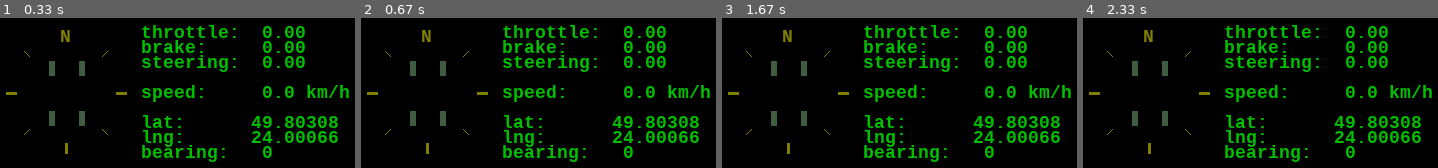
Above: before the commit, frames 1-4 (left to right).
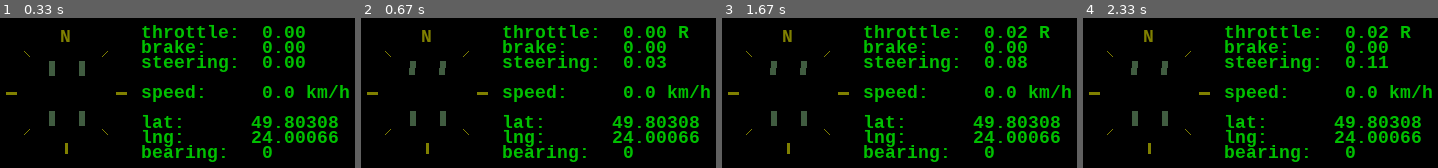
Above: after the commit, the same moments.

Repository: qvasic/repo1
Game: pygame game, started from ccp_srv/vehicle_driver.py
Two runs of this game, one before a commit and one after it. Both use one fixed random seed, a clock stepped at 60 frames per second and the inputs below.
Inputs (mouse positions are in pixels of both pictures, inside the frame that each line leads up to):
- Up to frame 1 (0.33 s): no input
- Up to frame 2 (0.67 s): hold R from 0.33 s (still down); hold Right from 0.33 s (still down); move the mouse to (outside the picture) at 0.37 s
- Up to frame 3 (1.67 s): release R at 0.8 s; release Right at 0.8 s; hold Right 0.83-1.3 s; hold Up 1.33-1.63 s
- Up to frame 4 (2.33 s): hold Right 1.67-2.13 s; hold Left from 2.17 s (still down)

Frame 1 is identical in both runs. In frame 2, 0.3% of the frame differs, in the area x 13-93%, y 5-39%; in frame 3, 0.5%; in frame 4, 0.7%.

Commit message:
rearing added

Diff:
--- a/ccp_srv/earth_walk.py
+++ b/ccp_srv/earth_walk.py
@@ -94,6 +94,8 @@
     and moved stright dst degrees (can be calculated from desired distance
     on the surface of the planet - one rad is one radius) in the compass direction brng.
     Done basically by recalculating coordinges with different origins - rotations."""
+
+    assert dist >= 0
 
     if lat == 90 or lat == -90:
         raise ValueError( "There is no one direction to north while being on a pole." )
--- a/ccp_srv/input_devices.py
+++ b/ccp_srv/input_devices.py
@@ -15,14 +15,18 @@
         pass
     def get_brake( self ):
         pass
+    def is_reversed( self ):
+        return False
     def process_pygame_event( self, event ):
         pass
 
 class KeyboardInput( UserInput ):
     """Input from keyboard."""
-    def __init__( self ):
+    def __init__( self, can_reverse=None ):
         import pygame.key
         pygame.key.set_repeat( 200, 100 )
+        self.can_reverse = can_reverse
+        self.reversed = False
 
         self.steering = 0
         self.throttle = 0
@@ -30,6 +34,9 @@
 
         self.step_big = 0.1
         self.step_small = 0.01
+
+    def is_reversed( self ):
+        return self.reversed
 
     def get_steering( self ):
         return self.steering
@@ -76,6 +83,10 @@
                     return True
                 elif event.key == pygame.K_UP:
                     self.throttle = change_value( self.throttle, ctrl_step, 0, 1 )
+                    return True
+                elif event.key == pygame.K_r:
+                    if self.can_reverse is None or self.can_reverse( ):
+                        self.reversed = not self.reversed
                     return True
 
         return False
@@ -193,8 +204,10 @@
     return n * abs( n )
 
 class LogitechF310Input( UserInput ):
-    def __init__( self ):
+    def __init__( self, can_reverse ):
         import pygame
+        self.can_reverse = can_reverse
+        self.reversed = False
         for i in range( pygame.joystick.get_count( ) ):
             self.joy = pygame.joystick.Joystick( i )
             if self.joy.get_name( ) == "Controller (Gamepad F310)":
@@ -203,6 +216,9 @@
         else:
             raise InputDeviceUnavailable( "Logitech F310 gamepad could not be found" )
 
+    def is_reversed( self ):
+        return self.reversed
+
     def get_steering( self ):
         return square_signed( self.joy.get_axis( 0 ) )
 
@@ -221,10 +237,18 @@
             return 0
 
     def process_pygame_event( self, event ):
+        import pygame
+
+        if ( event.type == pygame.JOYBUTTONDOWN and event.joy == self.joy.get_id( )
+                                                                            and event.button == 5 ):
+            if self.can_reverse is None or self.can_reverse( ):
+                self.reversed = not self.reversed
+
+            return True
         return False
 
 class MouseInput( UserInput ):
-    def __init__( self ):
+    def __init__( self, can_reverse ):
         self.center = 200, 200
         self.last_pos = 0, 0
 
@@ -257,8 +281,12 @@
         return False
 
 class LogitechFormulaForceEXInput( UserInput ):
-        def __init__( self ):
+        def __init__( self, can_reverse ):
             import pygame
+
+            self.can_reverse = can_reverse
+            self.reversed = False
+
             for i in range( pygame.joystick.get_count( ) ):
                 self.joy = pygame.joystick.Joystick( i )
                 if self.joy.get_name( ) == "Logitech Formula Force EX USB":
@@ -267,6 +295,9 @@
             else:
                 raise InputDeviceUnavailable( "Logitech Formula Force EX USB racing wheel could not be found" )
 
+        def is_reversed( self ):
+            return self.reversed
+
         def get_steering( self ):
             return square_signed( self.joy.get_axis( 0 ) )
 
@@ -277,11 +308,22 @@
             return round( (self.joy.get_axis( 3 ) - 1) / -2, 2 )
 
         def process_pygame_event( self, event ):
+            import pygame
+
+            if ( event.type == pygame.JOYBUTTONDOWN and event.joy == self.joy.get_id( )
+                                                                            and event.button == 4 ):
+                if self.can_reverse is None or self.can_reverse( ):
+                    self.reversed = not self.reversed
+                return True
+
             return False
 
 class LogitechFormulaForceRXInput( UserInput ):
-        def __init__( self ):
+        def __init__( self, can_reverse ):
             import pygame
+
+            self.can_reverse = can_reverse
+            self.reversed = False
             for i in range( pygame.joystick.get_count( ) ):
                 self.joy = pygame.joystick.Joystick( i )
                 if self.joy.get_name( ) == "Logitech Formula Force RX":
@@ -290,6 +332,9 @@
             else:
                 raise InputDeviceUnavailable( "Logitech Formula Force RX racing wheel could not be found" )
 
+        def is_reversed( self ):
+            return self.reversed
+
         def get_steering( self ):
             return square_signed( self.joy.get_axis( 0 ) )
 
@@ -302,22 +347,30 @@
             return round( axis if axis>0 else 0, 2 )
 
         def process_pygame_event( self, event ):
+            import pygame
+
+            if ( event.type == pygame.JOYBUTTONDOWN and event.joy == self.joy.get_id( )
+                                                                            and event.button == 4 ):
+                if self.can_reverse is None or self.can_reverse( ):
+                    self.reversed = not self.reversed
+
+                return True
             return False
 
-def get_available_input( ):
+def get_available_input( can_reverse ):
     input_classes = ( LogitechFormulaForceRXInput,
                       LogitechFormulaForceEXInput,
                       LogitechF310Input )
 
     for possible_input in input_classes:
         try:
-            initialized_input = possible_input( )
+            initialized_input = possible_input( can_reverse )
             break
         except InputDeviceUnavailable:
             continue
     else:
-        # initialized_input = KeyboardInput( )
-        initialized_input = MouseInput( )
+        initialized_input = KeyboardInput( can_reverse )
+        # initialized_input = MouseInput( )
 
     return initialized_input
 
--- a/ccp_srv/vehicle_driver.py
+++ b/ccp_srv/vehicle_driver.py
@@ -24,6 +24,8 @@
     def reset(self):
         self.x, self.y = self.start
         self.line_height = 15
+
+####################################################################################################
 
 def sum_coords( *coords ):
     """Returns sum of all coords passed here - expects subscribeable objects with indeces 0 and 1."""
@@ -73,6 +75,8 @@
             to = sum_coords( coords( m-bearing_deg-90, r+l/2 ), center )
             pygame.draw.line( surface, color, fr, to, th )
 
+####################################################################################################
+
 class VehicleDriver:
     def __init__( self, coords_setter_callback=None ):
         self.update_coords = coords_setter_callback
@@ -98,7 +102,7 @@
         printer = TextPrinter( surface, text_color, ( 150, 10 ) )
         vehicle = vehicle_phys.VehicleOnEarthSurface( )
 
-        user_input = input_devices.get_available_input( )
+        user_input = input_devices.get_available_input( lambda: vehicle.speed_m_s == 0 )
 
         if start_coords is None:
             # san francisco
@@ -121,11 +125,11 @@
                 else:
                     user_input.process_pygame_event( event )
 
-
             now = time.time( )
             vehicle.move( now-last_move_time, user_input.get_steering( ),
-                                              user_input.get_throttle( ),
-                                              user_input.get_brake( ) )
+                          -user_input.get_throttle( ) if user_input.is_reversed( )
+                                                    else user_input.get_throttle( ),
+                          user_input.get_brake( ) )
             last_move_time = now
 
             surface.fill( (0, 0, 0) )
@@ -134,7 +138,9 @@
             draw_compass( surface, compass_color, vehicle.bearing_deg )
 
             printer.reset( )
-            printer.print_line( "throttle:  {:.2f}".format( user_input.get_throttle( ) ) )
+            printer.print_line( "throttle:  {:.2f} {}"
+                                    .format( user_input.get_throttle( ),
+                                             "R" if user_input.is_reversed( ) else " " ) )
             printer.print_line( "brake:     {:.2f}".format( user_input.get_brake( ) ) )
             printer.print_line( "steering: {:5.2f}".format( user_input.get_steering( ) ) )
             printer.print_line( "" )
@@ -147,9 +153,12 @@
             pygame.display.flip( )
 
             if self.update_coords:
-                self.update_coords( vehicle.lat, vehicle.lng, vehicle.speed_m_s, vehicle.bearing_deg )
+                self.update_coords( vehicle.lat, vehicle.lng,
+                                    vehicle.speed_m_s, vehicle.bearing_deg )
 
             time.sleep( 1/refresh_rate )
+
+####################################################################################################
 
 class DumpCoordsWithFreq:
     """Creates callable object. Can be called with positional info,
@@ -169,6 +178,7 @@
             print( lat, lng, 0, bearing, speed_m_s, flush=True )
             self.next_dump_timestamp += self.interval
 
+####################################################################################################
 
 def main( ):
     d = VehicleDriver( DumpCoordsWithFreq( 1 ) )
--- a/ccp_srv/vehicle_phys.py
+++ b/ccp_srv/vehicle_phys.py
@@ -23,31 +23,49 @@
     def recalc_speed( self, time_s, throttle_ctrl, brake_ctrl ):
         """Recalculate speed change over time.
         times_s - float, time over which speed must be recalculated,
-        throttle_ctrl - input from user, float 0 to 1, indicates how much acceleration is applied
+        throttle_ctrl - input from user, float -1 to 1, indicates how much acceleration is applied,
+                        negative value means rearing
         brake_ctrl - input from user, float 0 to 1, indicates how much braking is applied"""
 
-        forces_combined_n = ( self.max_thrust_n * throttle_ctrl
-                            - self.internal_friction_n
-                            - self.drag_compontents * self.speed_m_s**2
-                            - self.max_braking_n * brake_ctrl )
+        self.speed_m_s += self.max_thrust_n * throttle_ctrl / self.mass_kg * time_s
 
-        acceleration_m_s_2 = forces_combined_n / self.mass_kg
-        self.speed_m_s += acceleration_m_s_2 * time_s
+        if self.speed_m_s == 0:
+            return
 
-        if self.speed_m_s < 0:
-            self.speed_m_s = 0
+        deceleration_m_s = ( self.internal_friction_n
+                           + self.drag_compontents * self.speed_m_s**2
+                           + self.max_braking_n * brake_ctrl ) / self.mass_kg * time_s
+
+        if self.speed_m_s > 0:
+            self.speed_m_s -= deceleration_m_s
+            if self.speed_m_s < 0:
+                self.speed_m_s = 0
+        else:
+            self.speed_m_s += deceleration_m_s
+            if self.speed_m_s > 0:
+                self.speed_m_s = 0
 
     def move_straight( self, dist_m ):
         """Recalc vehicle position by moving it straight by dist_m meters."""
 
         import earth_walk
 
+        if dist_m == 0:
+            return
+
+        if dist_m < 0:
+            movement_deg = ( self.bearing_deg + 180 ) % 360
+        else:
+            movement_deg = self.bearing_deg
+
         prev_lat, prev_lng = self.lat, self.lng
-        self.lat, self.lng = earth_walk.step( self.lat, self.lng, self.bearing_deg,
-                            earth_walk.Earth_dist_to_deg( dist_m ) )
-        self.bearing_deg = (
-            (earth_walk.dist_and_brng( self.lat, self.lng, prev_lat, prev_lng )[1]+180) % 360
-        )
+        self.lat, self.lng = earth_walk.step( self.lat, self.lng, movement_deg,
+                            earth_walk.Earth_dist_to_deg( abs( dist_m ) ) )
+
+        self.bearing_deg = earth_walk.dist_and_brng( self.lat, self.lng, prev_lat, prev_lng )[1]
+
+        if dist_m > 0:
+            self.bearing_deg = ( self.bearing_deg + 180 ) % 360
 
     def move_curved( self, dist_m, steering_ctrl ):
         """Recalc vehicle position by moving it by dist_m meters
@@ -57,13 +75,17 @@
 
         import math, earth_walk
 
+        if dist_m == 0:
+            return
+
         back_wheel_to_turn_center_m = (
             math.tan( earth_walk.deg_to_rad( 90 - self.max_front_turn_deg * abs( steering_ctrl ) ) )
             * self.wheelbase_m
         )
+
         turn_radius_m = math.sqrt( ( back_wheel_to_turn_center_m )**2
                                    + (self.wheelbase_m/2)**2 )
-        angle_turned_rad = dist_m / turn_radius_m
+        angle_turned_rad = abs( dist_m ) / turn_radius_m
         if angle_turned_rad > math.pi/2:
             raise ValueError( "Speed is too fast for this turn radius." )
 
@@ -72,14 +94,26 @@
 
         steer_dir = 1 if steering_ctrl > 0 else -1
 
-        new_lat, new_lng = earth_walk.step( self.lat, self.lng,
-                            self.bearing_deg + steer_dir * direct_bearing_to_end_of_travel_deg,
-                            earth_walk.Earth_dist_to_deg( direct_dist_to_end_of_travel_m ) )
+        if dist_m < 0:
+            # rearing
+            new_lat, new_lng = earth_walk.step( self.lat, self.lng,
+                                self.bearing_deg - steer_dir * direct_bearing_to_end_of_travel_deg
+                                    + 180,
+                                earth_walk.Earth_dist_to_deg( direct_dist_to_end_of_travel_m ) )
 
-        new_bearing_deg = ( earth_walk.dist_and_brng( new_lat, new_lng, self.lat, self.lng )[1]+180
-                            - steer_dir * direct_bearing_to_end_of_travel_deg
-                            + steer_dir * earth_walk.rad_to_deg( angle_turned_rad )
-                          ) % 360
+            new_bearing_deg = ( earth_walk.dist_and_brng( new_lat, new_lng, self.lat, self.lng )[1]
+                                + steer_dir * direct_bearing_to_end_of_travel_deg
+                                - steer_dir * earth_walk.rad_to_deg( angle_turned_rad )
+                              ) % 360
+        else:
+            new_lat, new_lng = earth_walk.step( self.lat, self.lng,
+                                self.bearing_deg + steer_dir * direct_bearing_to_end_of_travel_deg,
+                                earth_walk.Earth_dist_to_deg( direct_dist_to_end_of_travel_m ) )
+
+            new_bearing_deg = ( earth_walk.dist_and_brng( new_lat, new_lng, self.lat, self.lng )[1]+180
+                                - steer_dir * direct_bearing_to_end_of_travel_deg
+                                + steer_dir * earth_walk.rad_to_deg( angle_turned_rad )
+                              ) % 360
 
         self.lat, self.lng, self.bearing_deg = new_lat, new_lng, new_bearing_deg
 
@@ -87,13 +121,13 @@
     def move( self, time_s, steering_ctrl, throttle_ctrl, brake_ctrl ):
         """Moves vehicle.
         time_s - seconds for how long to move the vehicle, float
-        steering - float from -1 to 1, negative - left, positive - right
-        throttle - float from 0 to 1
+        steering_ctrl - float from -1 to 1, negative - left, positive - right
+        throttle_ctrl - float from -1 to 1
         brake - float from 0 to 1"""
 
         self.recalc_speed( time_s, throttle_ctrl, brake_ctrl )
 
-        if self.speed_m_s > 0:
+        if self.speed_m_s != 0:
             dist_traveled_m = self.speed_m_s * time_s
             if round( dist_traveled_m, 3 ) != 0:
                 if steering_ctrl != 0:
